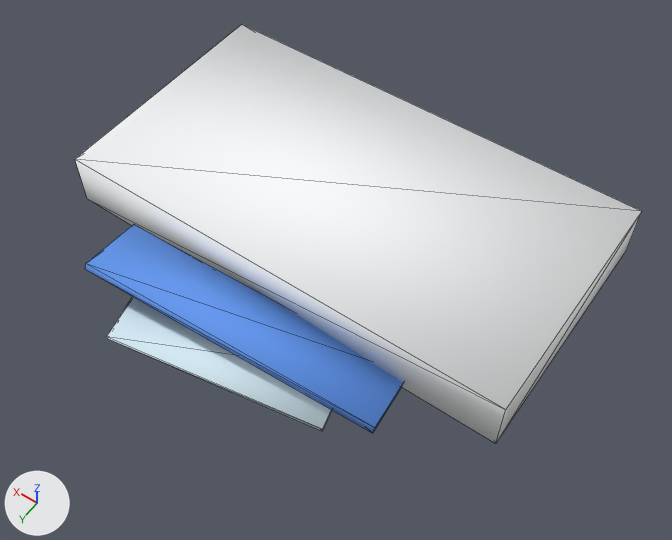
A saved change to the glTF model assets/models/discount-store-wreck.glb.
Both versions are drawn from a camera (50 mm lens) standing at (-12.9, 16.9, 26.7) and looking at (-1.2, 0.4, 0.8). The lights are fixed; the arrows at lower left show +X, +Y and +Z. The first picture is the older version. Mesh edges are drawn as thin lines. Where no turn or scale is listed for an object, it has been applied to the vertices.

The first picture shows 'geometry_0'.
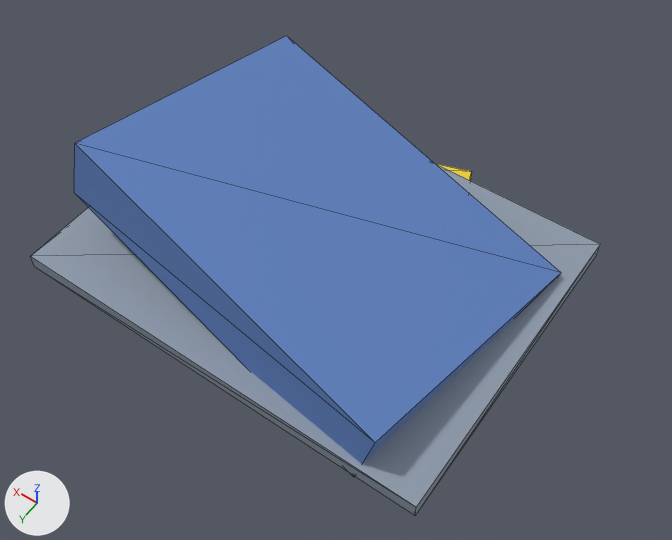
Edits to the scene script, one JSON object a line:
```json
{"block": "me_geometry_0", "where": "# used by ob_geometry_0; location = (0.0, 0.0, 0.0)"}
{"op": "remove", "block": "me_geometry_0", "code": "me_geometry_0.from_pydata(...)  # 24 vertices, 36 faces; spans x -9.0..9.0, y -7.0..7.0, z 0.0..2.2"}
{"op": "add", "block": "me_geometry_0", "code": "me_geometry_0.from_pydata(...)  # 24 vertices, 36 faces; spans x -8.2..8.2, y -7.1..6.2, z -1.7..4.9"}
{"block": "me_geometry_0", "change": "me_geometry_0 part 1: the loose piece of 8 vertices spanning x -9.0..9.0, y -7.0..2.7, z 0.0..2.2 is scaled about its middle by (0.911, 1.28, 0.278), then moved by (0.0, 2.1, -0.8)"}
{"block": "me_geometry_0", "change": "me_geometry_0 part 2"}
{"op": "set", "path": "me_geometry_0.vertices[8].co", "old": "(-5.4, 2.3, 0.0)", "new": "(-7.1, -3.7, -1.7)"}
{"op": "set", "path": "me_geometry_0.vertices[9].co", "old": "(5.8, 3.3, 1.0)", "new": "(6.4, -5.8, 1.1)"}
{"op": "set", "path": "me_geometry_0.vertices[10].co", "old": "(5.8, 3.3, 1.2)", "new": "(5.9, -6.1, 3.6)", "note": "pixel (133, 224) -> pixel (286, 35)"}
{"op": "set", "path": "me_geometry_0.vertices[11].co", "old": "(-5.4, 2.3, 0.3)", "new": "(-7.7, -4.0, 0.9)", "note": "not seen -> pixel (561, 272)"}
{"op": "set", "path": "me_geometry_0.vertices[12].co", "old": "(5.4, 5.9, 1.6)", "new": "(7.7, 4.0, 2.3)", "note": "pixel (85, 269) -> pixel (74, 192)"}
{"op": "set", "path": "me_geometry_0.vertices[13].co", "old": "(-5.8, 4.9, 0.6)", "new": "(-5.9, 6.1, -0.4)", "note": "pixel (372, 433) -> pixel (353, 477)"}
{"op": "set", "path": "me_geometry_0.vertices[14].co", "old": "(-5.8, 4.9, 0.9)", "new": "(-6.4, 5.8, 2.1)", "note": "pixel (374, 427) -> pixel (375, 442)"}
{"op": "set", "path": "me_geometry_0.vertices[15].co", "old": "(5.4, 5.9, 1.9)", "new": "(7.1, 3.7, 4.9)", "note": "pixel (85, 263) -> pixel (74, 143)"}
{"op": "set", "path": "me_geometry_0.vertices[16].co", "old": "(-3.8, 3.4, 0.2)", "new": "(-2.4, -7.0, -0.2)", "note": "not seen -> pixel (469, 178)"}
{"op": "set", "path": "me_geometry_0.vertices[17].co", "old": "(4.3, 4.8, 0.2)", "new": "(3.1, -4.7, 0.4)"}
{"op": "set", "path": "me_geometry_0.vertices[18].co", "old": "(4.3, 4.8, 0.3)", "new": "(3.2, -4.8, 0.7)"}
{"op": "set", "path": "me_geometry_0.vertices[19].co", "old": "(-3.8, 3.4, 0.3)", "new": "(-2.3, -7.1, 0.1)", "note": "not seen -> pixel (471, 171)"}
{"op": "set", "path": "me_geometry_0.vertices[20].co", "old": "(3.8, 7.0, 0.1)", "new": "(2.3, -2.9, 0.9)", "note": "pixel (107, 338) -> not seen"}
{"op": "set", "path": "me_geometry_0.vertices[21].co", "old": "(-4.3, 5.6, 0.1)", "new": "(-3.2, -5.2, 0.3)", "note": "pixel (322, 431) -> not seen"}
{"op": "set", "path": "me_geometry_0.vertices[22].co", "old": "(-4.3, 5.6, 0.2)", "new": "(-3.1, -5.3, 0.6)", "note": "pixel (322, 429) -> not seen"}
{"op": "set", "path": "me_geometry_0.vertices[23].co", "old": "(3.8, 7.0, 0.2)", "new": "(2.4, -3.0, 1.2)", "note": "pixel (106, 336) -> not seen"}
{"block": "me_geometry_0", "change": "me_geometry_0 part 3: 12 faces centred in x -9.0..9.0, y -7.0..2.7, z 0.0..2.2 are repainted in the vertex colours; the middle colour goes from white #f9fbfc to greyish blue #909cac"}
{"block": "me_geometry_0", "change": "me_geometry_0 part 4: 12 faces centred in x -5.7..5.7, y 2.6..5.6, z 0.3..1.5 are repainted in the vertex colours; the middle colour goes from blue #5f96ed to blue #6083c2"}
{"block": "me_geometry_0", "change": "me_geometry_0 part 5: 12 faces centred in x -4.1..4.1, y 3.8..6.5, z 0.1..0.3 are repainted in the vertex colours; the middle colour goes from pale blue #def4fe to yellow #f6da32"}
```

Pixel boxes (x1, y1, x2, y2) of what changed, in the pictures (672 x 540 px; the box of a moved part takes in the faces that stretch with it):
```json
{"object": "geometry_0", "change": "reshaped, recoloured", "before": [75, 25, 641, 443], "after": [30, 36, 600, 515], "on screen": "15% taller"}
{"part": 1, "of": "me_geometry_0", "change": "moved or reshaped", "before": [75, 25, 641, 443], "after": [30, 164, 600, 515]}
{"part": 2, "of": "me_geometry_0", "change": "moved or reshaped", "before": [85, 224, 403, 433], "after": [74, 36, 561, 477]}
{"part": 3, "of": "me_geometry_0", "change": "recoloured", "before": [75, 25, 641, 443], "after": [30, 164, 600, 515]}
{"part": 4, "of": "me_geometry_0", "change": "recoloured", "before": [85, 224, 403, 433], "after": [74, 36, 561, 477]}
{"part": 5, "of": "me_geometry_0", "change": "recoloured", "before": [106, 296, 332, 431], "after": [437, 164, 471, 180]}
```
